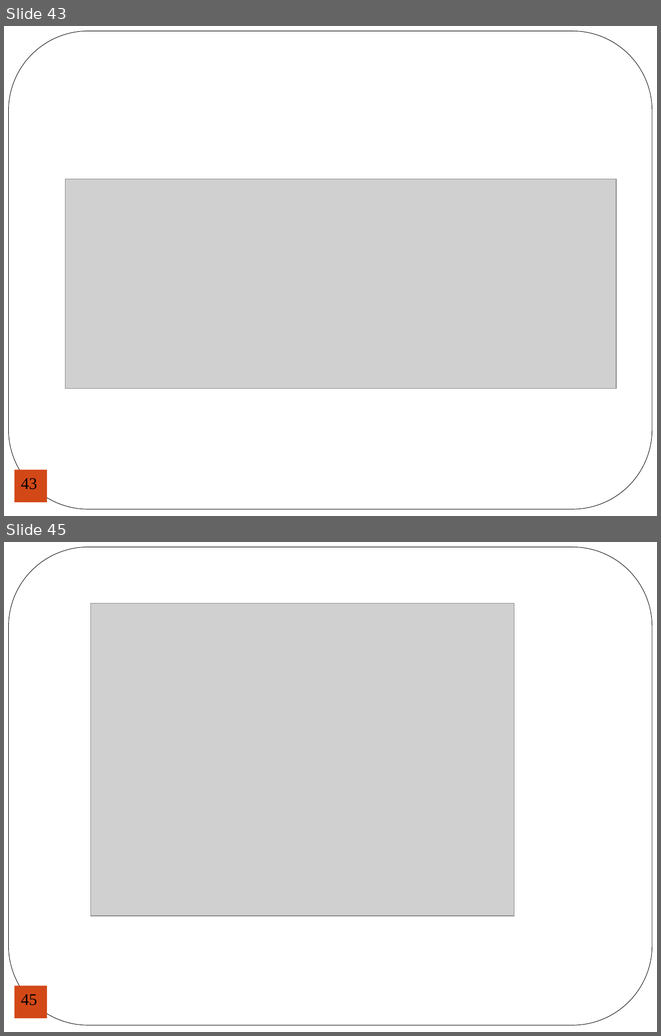
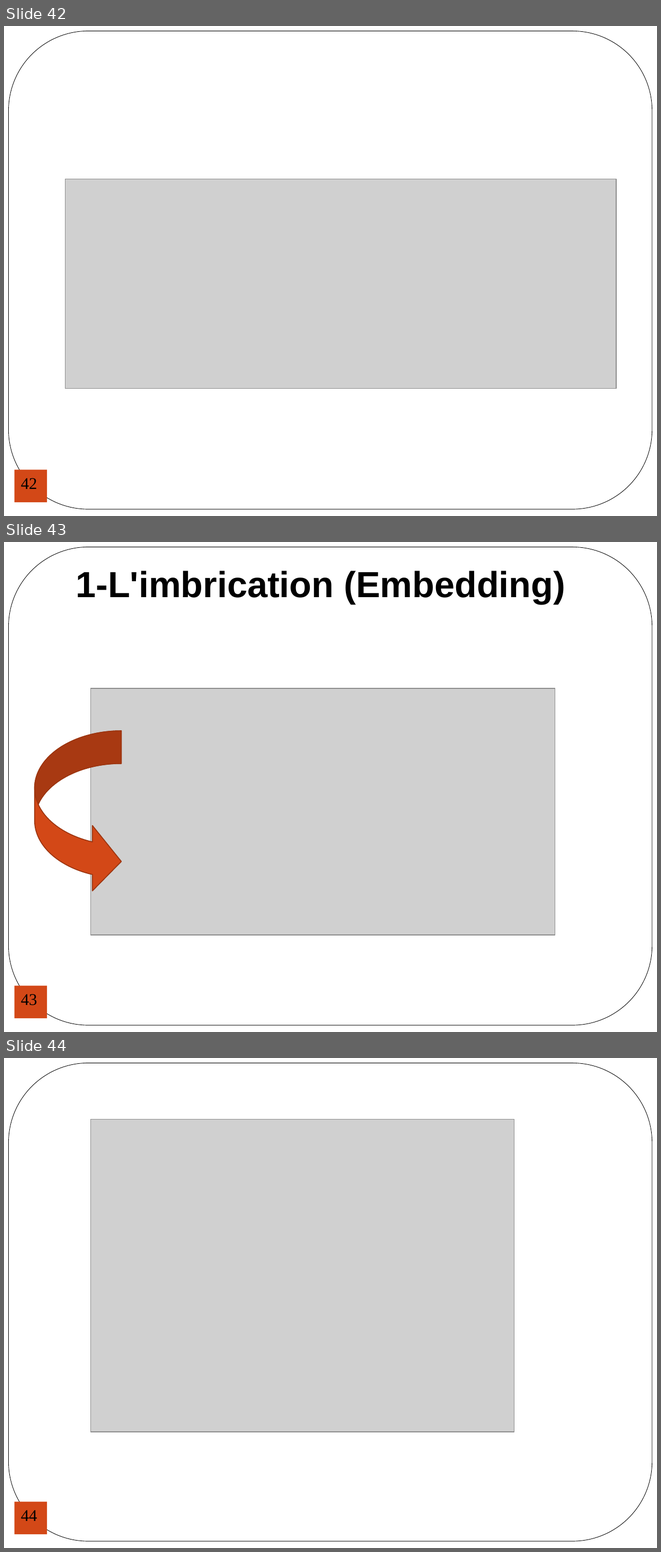
Before and after one commit to karim-azeggouar/portfoliofs202, a slide deck: public/docs/mngdb.ppt. Shown one above the other, each under a label of ours: slides 43 and 45 before the commit, slides 42, 43 and 44 after it; the slides between them are not shown. The pictures are 661x1036 and 661x1552 pixels, drawn with LibreOffice and Linux fonts; fonts in the diff are those of the drawing; grey boxes stand for pictures. Boxes give left, top, right and bottom in pixels: in the first picture for what was removed or moved away, otherwise in the second. Text is boxed around its words. In the diff, an @@ line names an element or a change of style, - is before the commit and + after.

```diff
--- a/public/docs/mngdb.ppt
+++ b/public/docs/mngdb.ppt
@@ slide 43 added at [4,542,657,1032], background #FFFFFF; not listed: 1 template element that a slide beside it also shows @@
@@ title added at [76,571,565,603], 40 pt, text #000000, bold @@
+1-L'imbrication (Embedding)
@@ picture added at [91,688,555,935] @@
@@ freeform shape added at [35,731,122,894], fill #D34817, outline #9C3510 0.99 pt @@
@@ page number added at [15,986,47,1018], fill #D34817, 18 pt, text #000000 @@
+43
@@ what was slide 43 is now slide 42 @@
@@ page number at [21,478,37,489]: text changed @@
-43
+42
@@ what was slide 45 is now slide 44 @@
@@ page number at [21,1510,37,1521]: text changed @@
-45
+44
```
Also in this commit, not shown: 3 slides changed, 1 other slide added, 2 slides removed, 2 other files.
